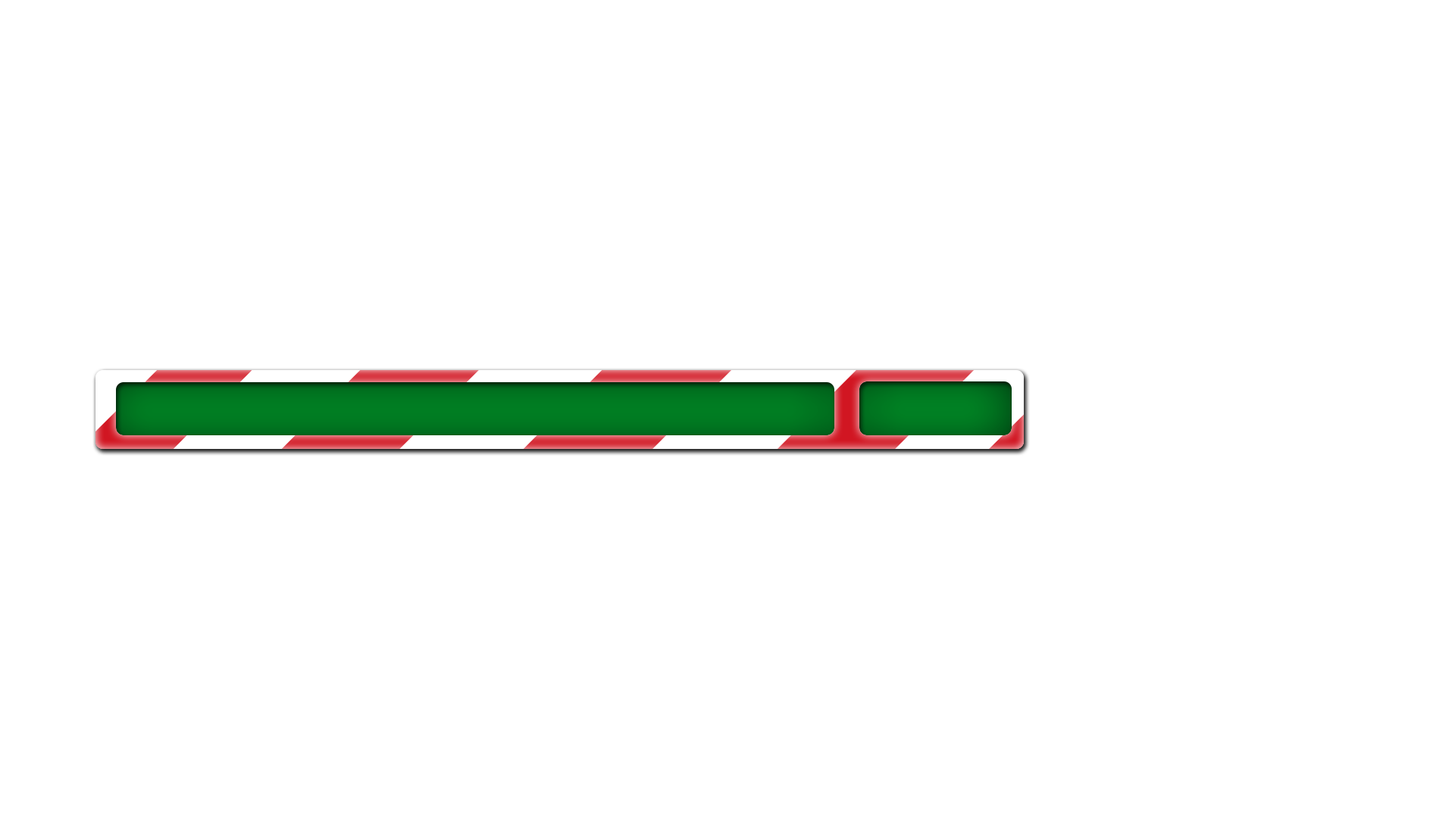
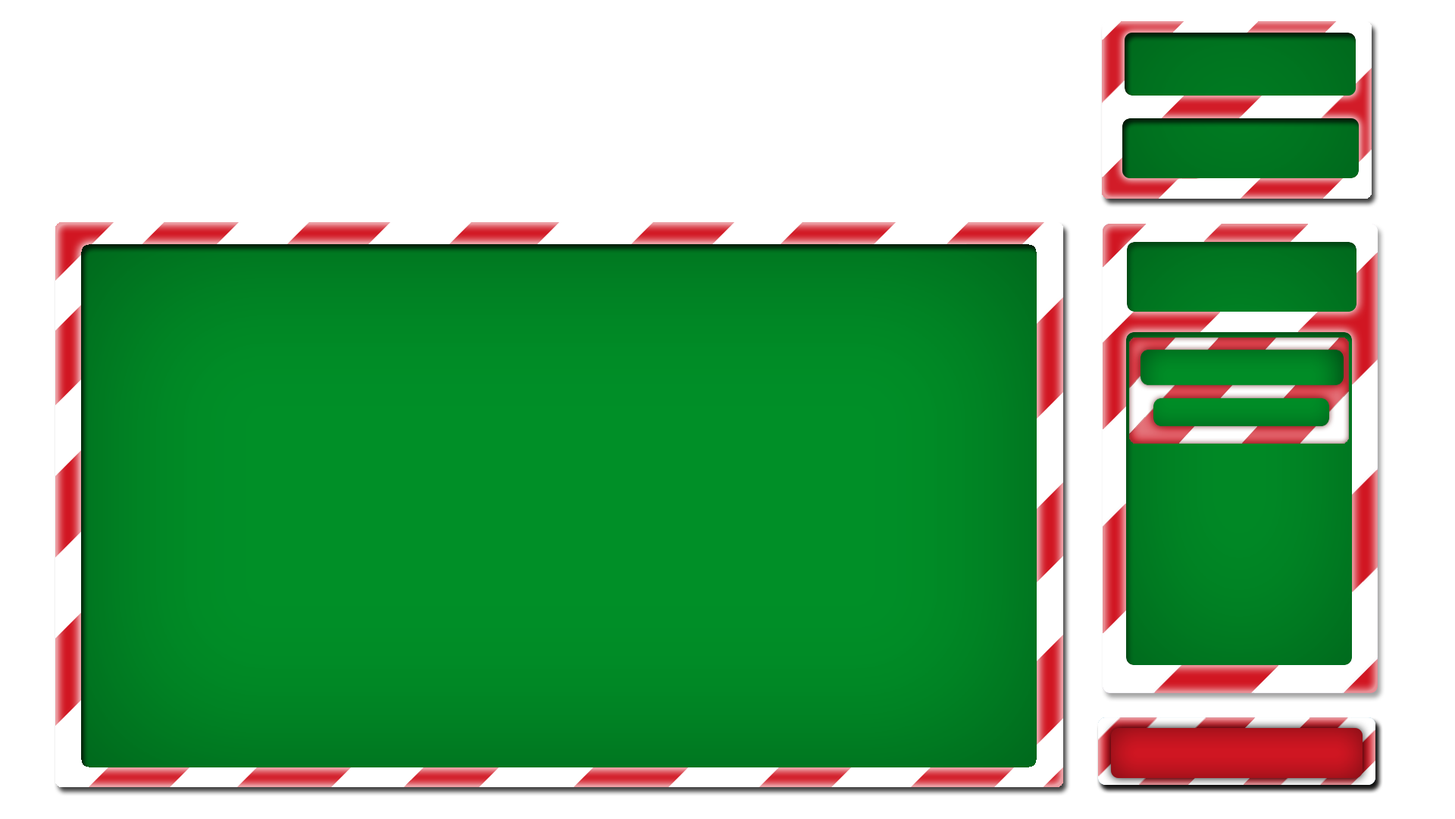
The second 1455px x 819px image is a revision of the first. Changes to its layers:
hid group "RoomButton" (3 layers) over [92,367,1031,456]
showed group "ExitButton" (3 layers) over [1096,717,1384,794]
showed group "PlayerName" (2 layers) over [1102,21,1372,199]
showed group "MainMenu" (2 layers) over [55,222,1064,787]
added group "FriendPanel" with 2 layers in group "MainMenuUI" over [1129,337,1350,444]
added layer "BackGround" in group "FriendPanel" over [1129,337,1350,444]
added layer "Layer 22" in group "FriendPanel" over [1133,340,1346,437]
renamed "FriendPanel" to "FriendsPanel", showed the group it (2 layers) over [1102,223,1379,693]
